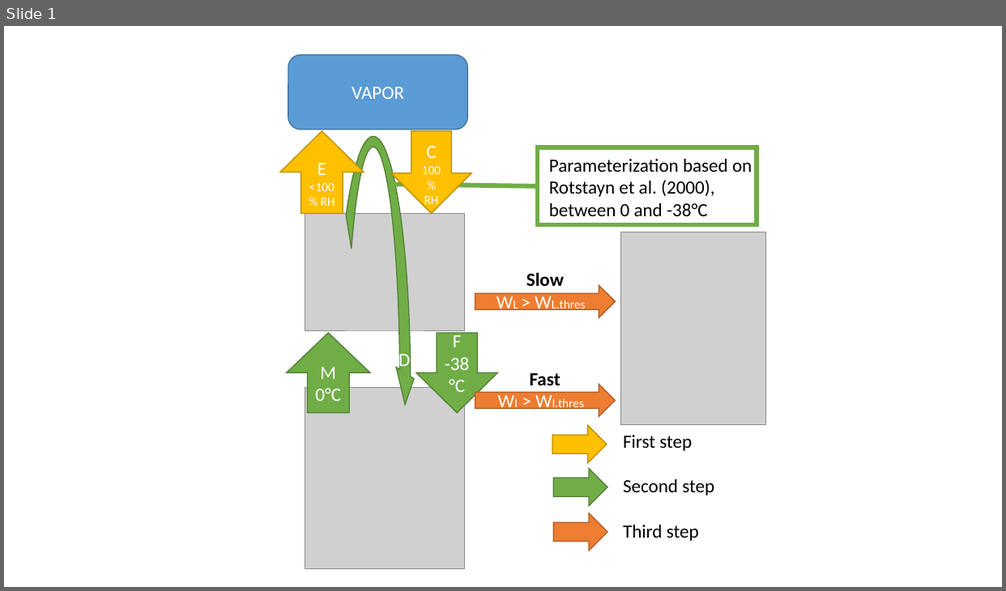
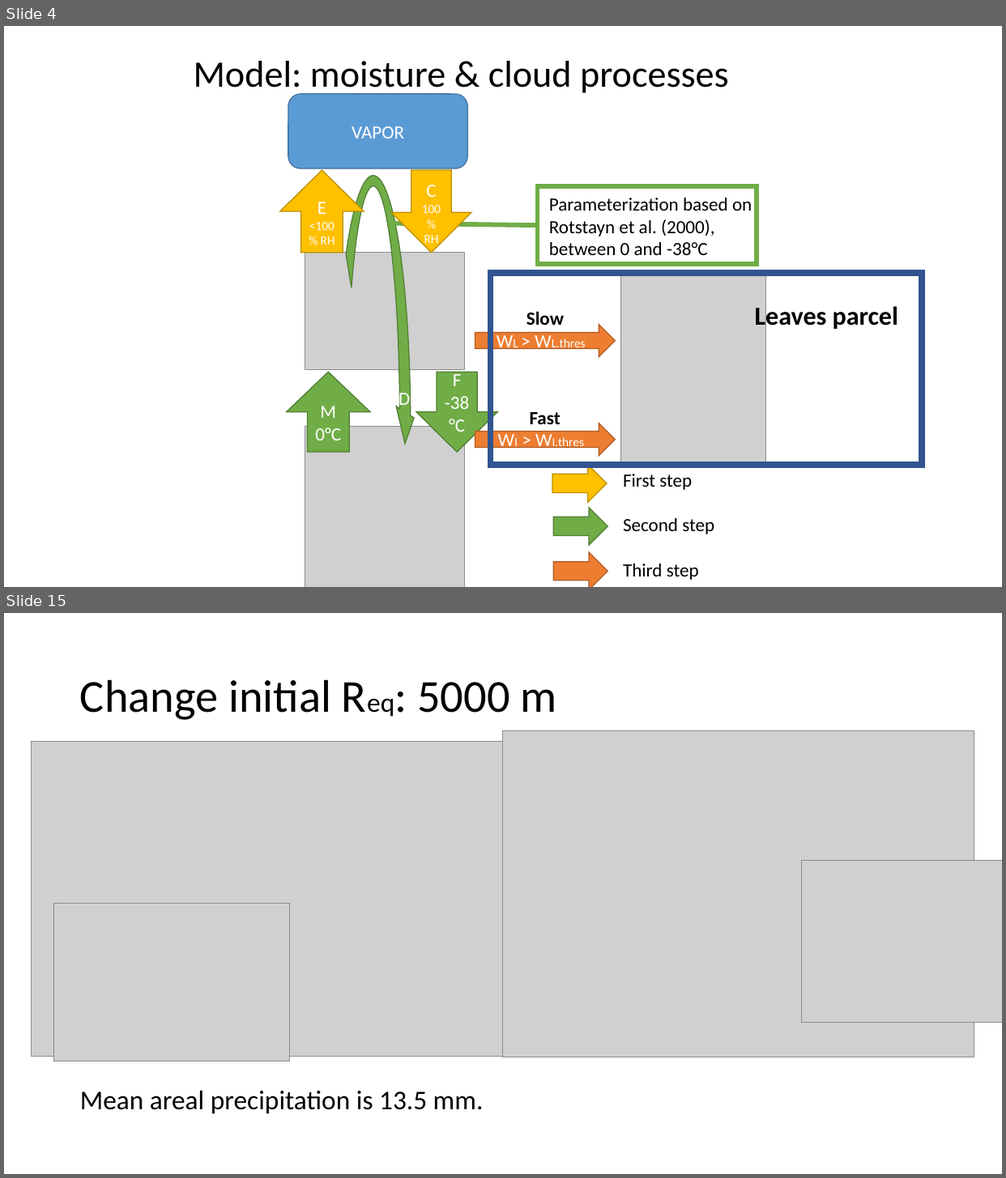
Before and after one commit to meteoNL/CloudParcelModel_SOACproject, a slide deck: model_representation.pptx. Shown one above the other, each under a label of ours: slide 1 before the commit, slides 4 and 15 after it; the slides between them are not shown. The pictures are 1006x591 and 1006x1178 pixels, drawn with LibreOffice and Linux fonts; fonts in the diff are those of the drawing; grey boxes stand for pictures. Boxes give left, top, right and bottom in pixels: in the first picture for what was removed or moved away, otherwise in the second. Text is boxed around its words. In the diff, an @@ line names an element or a change of style, - is before the commit and + after.

Commit message:
Cloud: parcel? Model? presentation version 1

```diff
--- a/model_representation.pptx
+++ b/model_representation.pptx
@@ slide 15 added at (4,613,1002,1174), background #FFFFFF @@
@@ title added at (80,679,556,720), 44 pt, text #000000 @@
+Change initial Req: 5000 m
@@ picture added at (503,731,975,1058) @@
@@ picture added at (32,741,503,1056) @@
@@ picture added at (802,860,1002,1023) @@
@@ picture added at (53,904,289,1062) @@
@@ text added at (80,1091,484,1114), 26 pt, text #000000 @@
+Mean areal precipitation is 13.5 mm.
@@ what was slide 1 is now slide 4 @@
@@ slide 4 changed as well @@
@@ text added at (194,61,729,96), 36 pt, text #000000 @@
+Model: moisture & cloud processes
@@ 5 texts, 5 right arrows, 3 pictures, 2 up arrows, 2 down arrows, 1 rounded rectangle, 1 circular arrow, 1 rectangle, 1 line: place and size @@
-5 texts, 5 right arrows, 3 pictures, 2 up arrows, 2 down arrows, 1 rounded rectangle, 1 circular arrow, 1 rectangle, 1 line at (280,55,765,587)
+5 texts, 5 right arrows, 3 pictures, 2 up arrows, 2 down arrows, 1 rounded rectangle, 1 circular arrow, 1 rectangle, 1 line at (280,94,765,587)
@@ rectangle added at (491,273,923,465), outline #325491 6 pt @@
@@ text added at (755,303,898,331), 25 pt, text #000000, bold @@
+Leaves parcel
```
Also in this commit, not shown: 1 other slide changed, 18 other slides added.
